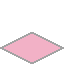
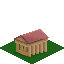
Before/after of a 64×64 layered artwork. What changed in the layer stack:
hid group "Zones" (13 layers) over 0, 32, 64, 64
added group "Buildings" with 7 layers above "Resources" over 7, 29, 49, 59
renamed "Layer 8" to "Temple", showed it, moved it into group "Buildings", painted on it over 14, 29, 49, 59
added group "Houses" with 5 layers in group "Buildings" over 7, 32, 48, 59
added group "Resources" with 3 layers above "Surface_Grass" over 19, 33, 46, 57
showed "Surface_Grass" over 0, 32, 64, 64
